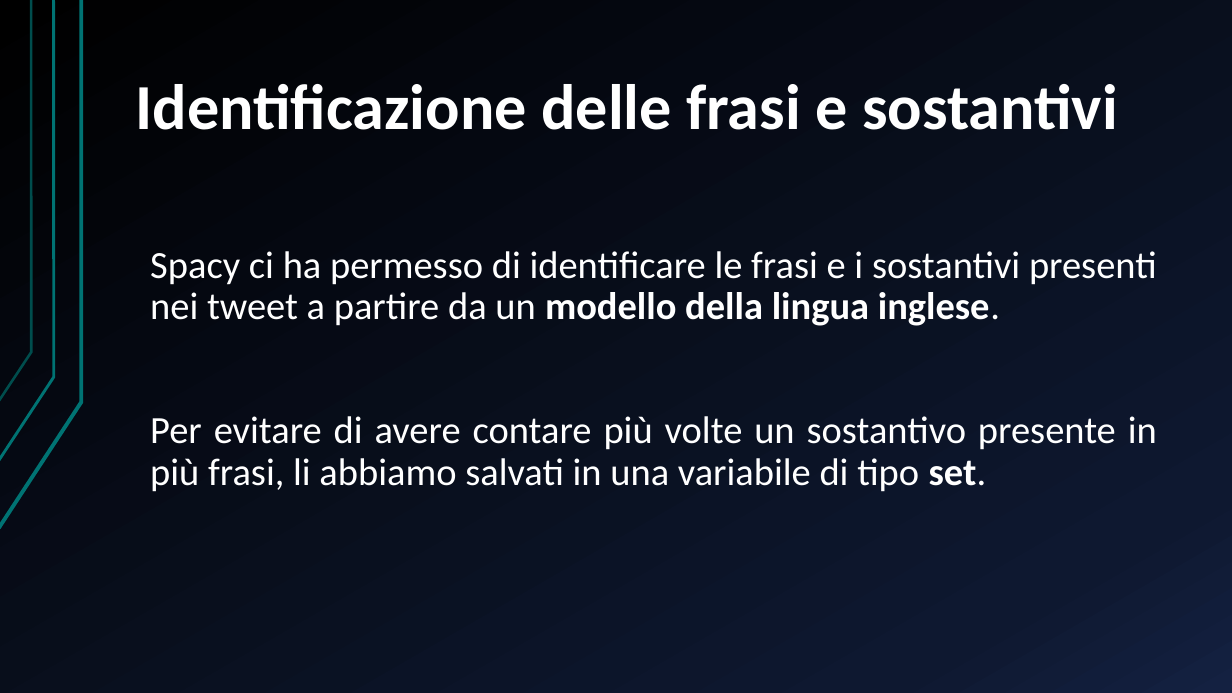
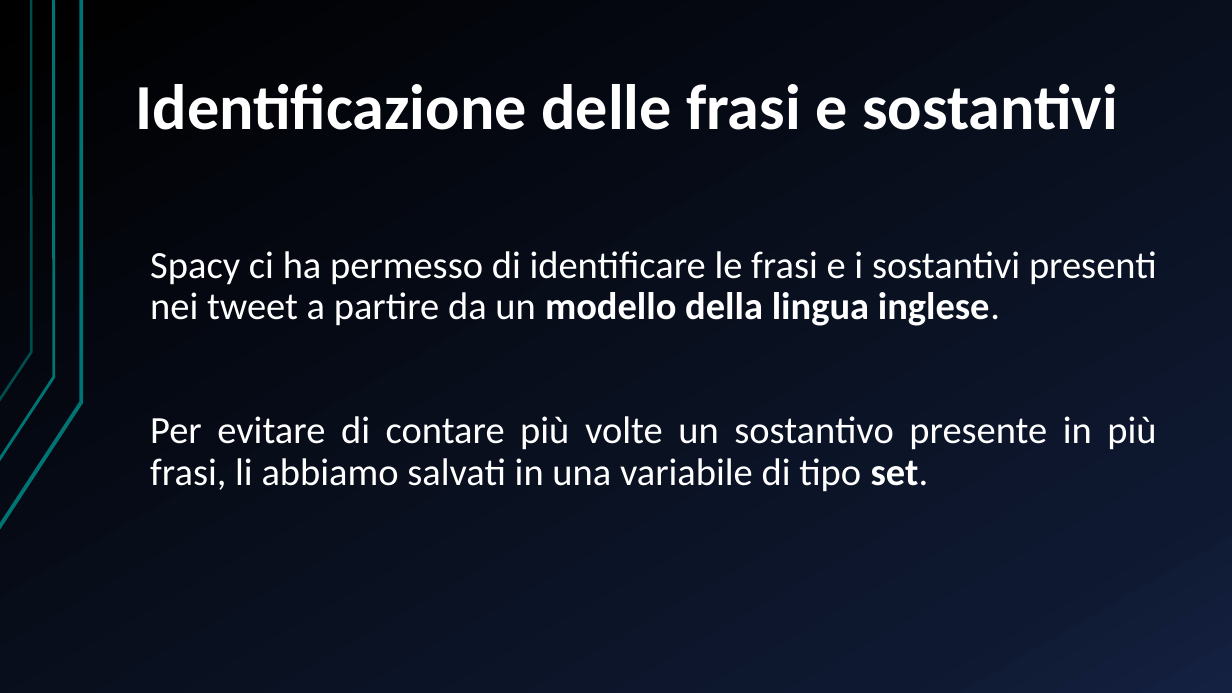
Before and after one commit to DanieleCampopiano/Semantic-Intelligence, a slide deck: slide 24 of Presentazione/Presentazione Progetto.pptx. Drawn at 1232x693 pixels with LibreOffice and Linux fonts; fonts in the diff are those of the drawing. Boxes give left, top, right and bottom in pixels: in the first picture for what was removed or moved away, otherwise in the second. Text is boxed around its words. In the diff, an @@ line names an element or a change of style, - is before the commit and + after.

Commit message:
Upload Presentation

```diff
--- a/Presentazione/Presentazione Progetto.pptx
+++ b/Presentazione/Presentazione Progetto.pptx
@@ text at (x1=150, y1=416, x2=1156, y2=492): text changed @@
-Per evitare di avere contare più volte un sostantivo presente in più frasi, li abbiamo salvati in una variabile di tipo set.
+Per evitare di contare più volte un sostantivo presente in più frasi, li abbiamo salvati in una variabile di tipo set.
```
